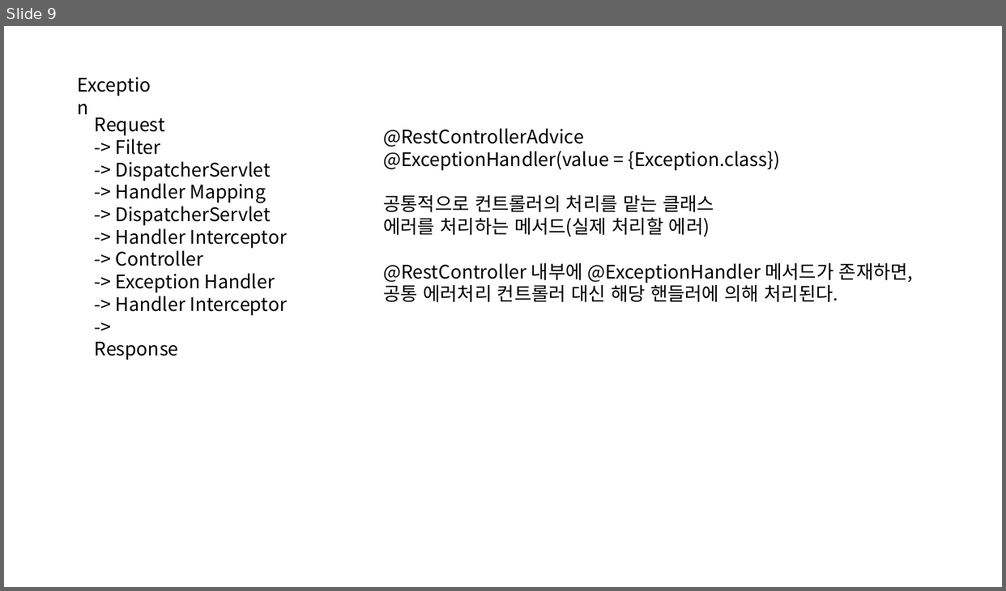
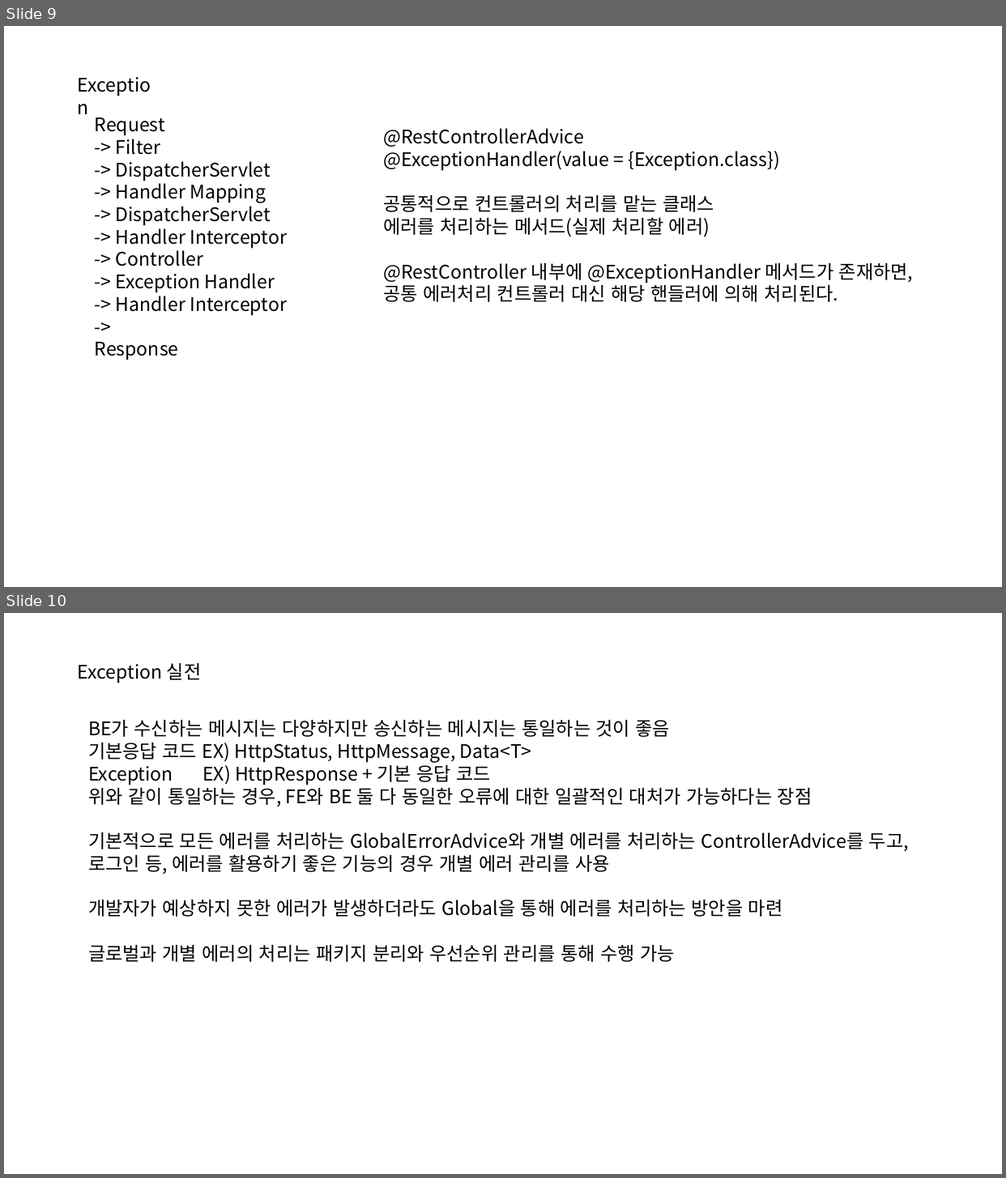
Before and after one commit to Goo-hyunwoo/fc-rest-api, a slide deck: rest-api.pptx. Shown one above the other, each under a label of ours: slide 9 before the commit, slides 9 and 10 after it. The pictures are 1006x591 and 1006x1178 pixels, drawn with LibreOffice and Linux fonts; fonts in the diff are those of the drawing. Boxes give left, top, right and bottom in pixels: in the first picture for what was removed or moved away, otherwise in the second. Text is boxed around its words. In the diff, an @@ line names an element or a change of style, - is before the commit and + after.

Commit message:
[2023-11-22] 스프링 에러처리

```diff
--- a/rest-api.pptx
+++ b/rest-api.pptx
@@ slide 10 added at (4,613,1002,1174), background #FFFFFF @@
@@ text added at (78,663,202,683), 18 pt, text #000000 @@
+Exception 실전
@@ text added at (88,720,909,962), 18 pt, text #000000 @@
+BE가 수신하는 메시지는 다양하지만 송신하는 메시지는 통일하는 것이 좋음
+기본응답 코드 EX) HttpStatus, HttpMessage, Data<T>
+Exception EX) HttpResponse + 기본 응답 코드
+위와 같이 통일하는 경우, FE와 BE 둘 다 동일한 오류에 대한 일괄적인 대처가 가능하다는 장점
+기본적으로 모든 에러를 처리하는 GlobalErrorAdvice와 개별 에러를 처리하는 ControllerAdvice를 두고,
+로그인 등, 에러를 활용하기 좋은 기능의 경우 개별 에러 관리를 사용
+개발자가 예상하지 못한 에러가 발생하더라도 Global을 통해 에러를 처리하는 방안을 마련
+글로벌과 개별 에러의 처리는 패키지 분리와 우선순위 관리를 통해 수행 가능
```
Also in this commit, not shown: 1 other slide added, 5 other files.
